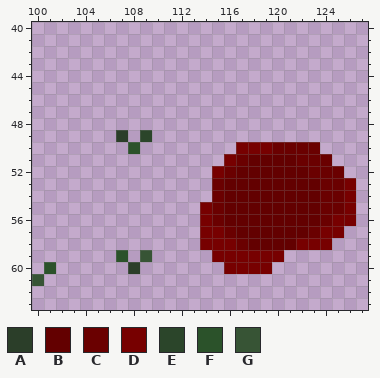
One commit to this pixel-art file: Assets/_Project/Sprites/Ground/Ground.aseprite. Above: the version before the commit.
128x64 pixels, 1 frame. Pixels under 10% opacity are left out. Colours within 5 levels of each other are drawn and written as one. Shown: x 100..127, y 40..63.
Palette (. is transparent): A #2b3e29  B #630000  C #6a0000  D #770000  E #2b452a  F #2b522a  G #375435
New version:
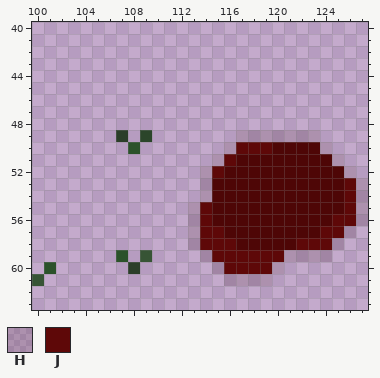
Colours new in this view: H #28000025  J #5e0808
The author wrote: feat: improve ground details placement -add custom details placement script with weights
The edit:
Colour B changes from #630000 to #4e0606.
Colour C gives way to colour B in row 50 at x 120 to 123; in row 51 at x 117 and 122 to 124; in row 52 at x 116 and 123 to 125; in rows 53 to 55 at x 115 and 124 to 125; in row 56 at x 115 and 124; in row 57 at x 116 and 123.
Colour C gives way to colour B in row 58 at x 117.
The edit adds colour H in row 49 at x 117 to 123; in row 50 at x 116 and 124; in row 51 at x 115 and 125; in row 52 at x 114 and 126; in rows 53 to 54 at x 114 and 127; in rows 55 to 56 at x 113 and 127.
The edit adds colour H in row 57 at x 113 and 126; in row 58 at x 113 and 125; in row 59 at x 114 and 121 to 124; in row 60 at x 115 and 120; in row 61 at x 116 to 119.
Colour D gives way to colour J in row 50 at x 117 to 119; in row 51 at x 116; in row 52 at x 115; in rows 53 to 54 at x 126; in row 55 at x 114 and 126; in row 56 at x 114 and 125 to 126.
Colour D gives way to colour J in row 57 at x 114 to 115 and 124 to 125; in row 58 at x 114 to 116 and 122 to 124; in row 59 at x 115 to 120; in row 60 at x 116 to 119.
